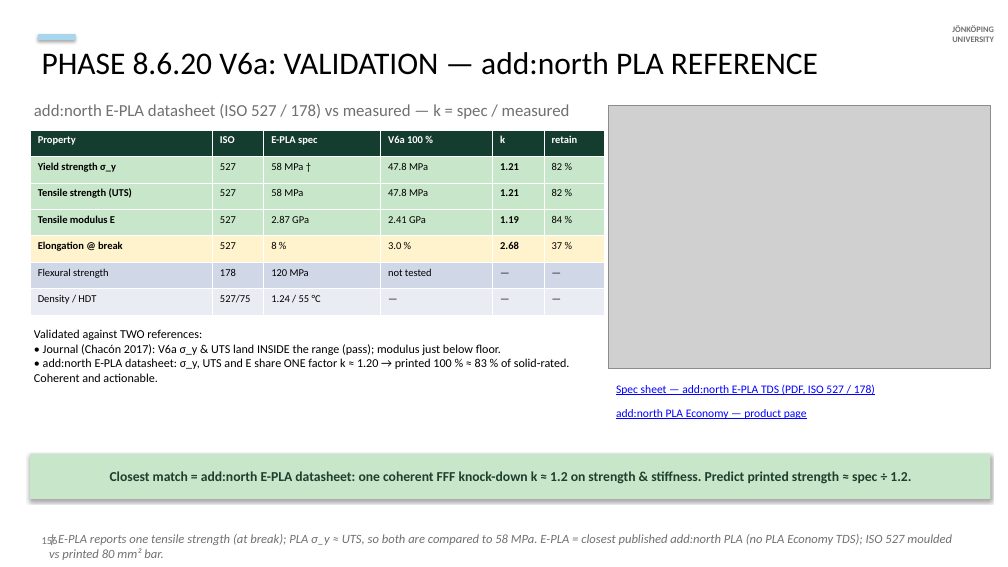
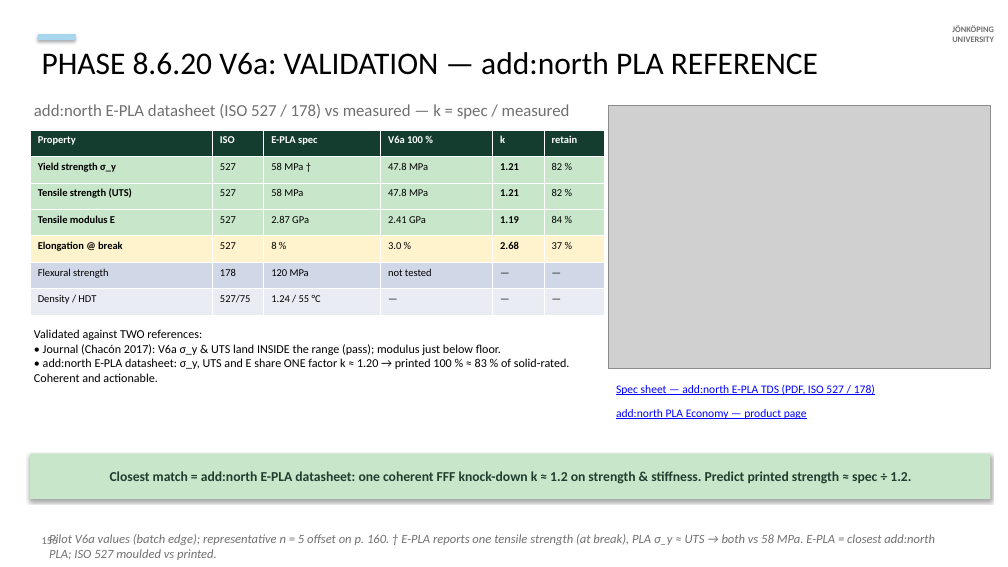
Before and after one commit to cenmir/UTM, a slide deck: slide 16 of V6a_8_6_20_slides.pptx. Drawn at 1008x567 pixels with LibreOffice and Linux fonts; fonts in the diff are those of the drawing; grey boxes stand for pictures. Boxes give left, top, right and bottom in pixels: in the first picture for what was removed or moved away, otherwise in the second. Text is boxed around its words. In the diff, an @@ line names an element or a change of style, - is before the commit and + after.

```diff
--- a/V6a_8_6_20_slides.pptx
+++ b/V6a_8_6_20_slides.pptx
@@ text at <box>49,534,935,560</box>: text changed @@
-† E-PLA reports one tensile strength (at break); PLA σ_y ≈ UTS, so both are compared to 58 MPa. E-PLA = closest published add:north PLA (no PLA Economy TDS); ISO 527 moulded vs printed 80 mm² bar.
+Pilot V6a values (batch edge); representative n = 5 offset on p. 160. † E-PLA reports one tensile strength (at break), PLA σ_y ≈ UTS → both vs 58 MPa. E-PLA = closest add:north PLA; ISO 527 moulded vs printed.
```
Also in this commit, not shown: 7 other slides changed, 5 slides added, 14 other files.
